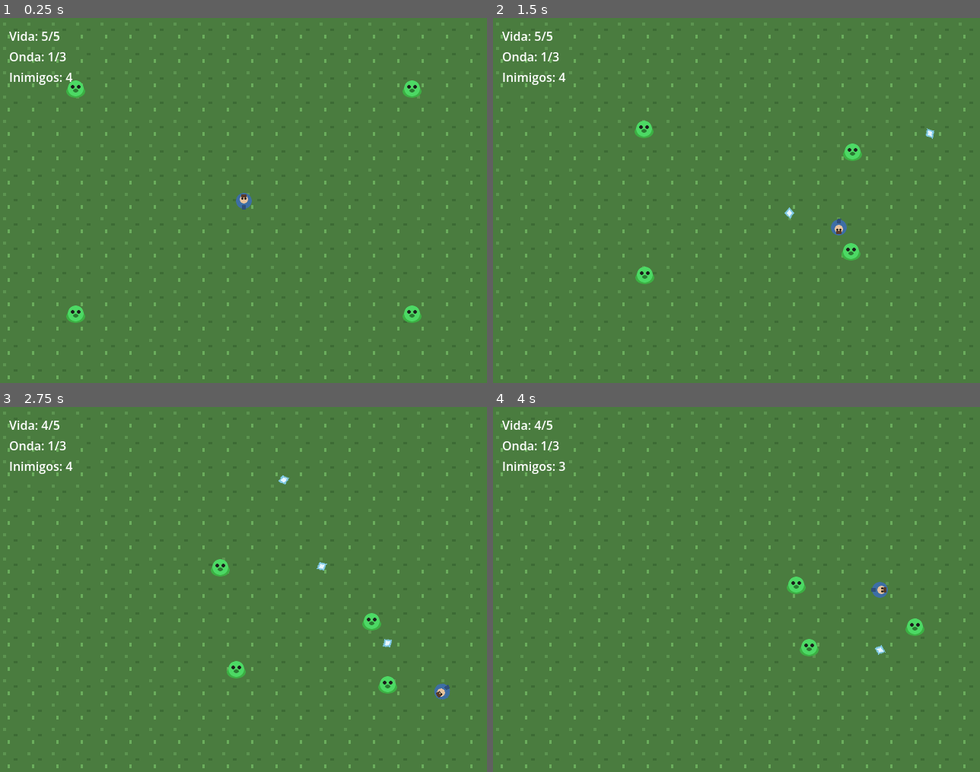
Above: before the commit, frames 1-4 (two rows, left to right).
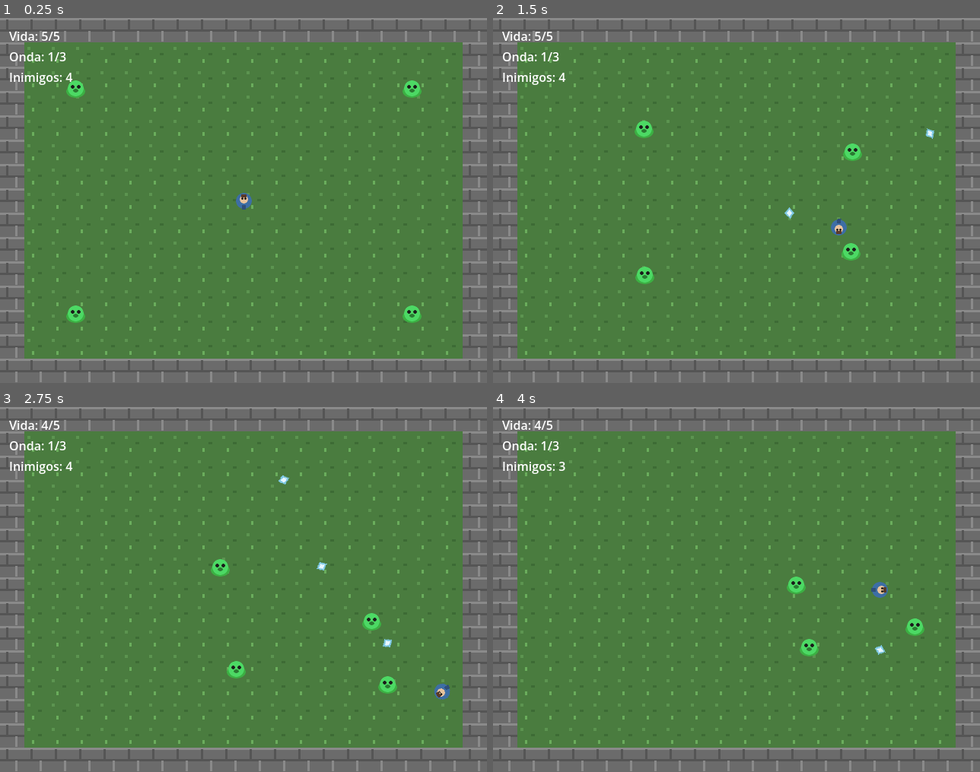
Above: after the commit, the same moments.

Repository: AndreXime/dungeon-of-echoes
Game: Godot game, scene res://scenes/main.tscn
Two runs of this game, one before a commit and one after it. Both use one fixed random seed, a clock stepped at 60 frames per second and the inputs below.
Inputs (mouse positions are in pixels of both pictures, inside the frame that each line leads up to):
- Up to frame 1 (0.25 s): no input
- Up to frame 2 (1.5 s): move the mouse to (843, 182) at 0.52 s; press the mouse at (843, 182) at 0.53 s; hold D (move_right) 0.53-1.28 s; tap Space at 0.77 s; move the mouse to (639, 218) at 1.27 s; release the mouse at (639, 218) at 1.28 s; hold S (move_down) from 1.28 s (still down); click (639, 218) at 1.35 s
- Up to frame 3 (2.75 s): tap Space at 1.52 s; move the mouse to (292, 509) at 2.02 s; release S (move_down) at 2.03 s; press the mouse at (292, 509) at 2.03 s; hold D (move_right) from 2.03 s (still down)
- Up to frame 4 (4 s): move the mouse to (712, 662) at 2.77 s; release D (move_right) at 2.78 s; release the mouse at (712, 662) at 2.78 s; hold W (move_up) 2.78-3.53 s; click (712, 662) at 2.85 s; tap Space at 3.02, 3.77 s; move the mouse to (882, 644) at 3.52 s; press the mouse at (882, 644) at 3.53 s; hold A (move_left) from 3.53 s (still down)

The runs differ from the first frame. In frame 1, 22% of the frame differs, in the area x 0-100%, y 0-100%; in frame 2, 22%; in frame 3, 22%; in frame 4, 22%.

Commit message:
fix: adiciona sprites de parede na arena

Diff:
--- a/scripts/main.gd
+++ b/scripts/main.gd
@@ -49,6 +49,20 @@
 	_add_wall(Vector2(320, 480 + thickness / 2), Vector2(704, thickness))
 	_add_wall(Vector2(-thickness / 2, 240), Vector2(thickness, 544))
 	_add_wall(Vector2(640 + thickness / 2, 240), Vector2(thickness, 544))
+	var tex: Texture2D = load("res://assets/sprites/tile_wall.png")
+	for x in range(0, 640, 32):
+		_add_wall_sprite(tex, Vector2(x, 0))
+		_add_wall_sprite(tex, Vector2(x, 448))
+	for y in range(32, 448, 32):
+		_add_wall_sprite(tex, Vector2(0, y))
+		_add_wall_sprite(tex, Vector2(608, y))
+
+func _add_wall_sprite(tex: Texture2D, pos: Vector2) -> void:
+	var s := Sprite2D.new()
+	s.texture = tex
+	s.centered = false
+	s.position = pos
+	walls.add_child(s)
 
 func _add_wall(center: Vector2, size: Vector2) -> void:
 	var shape_node := CollisionShape2D.new()
